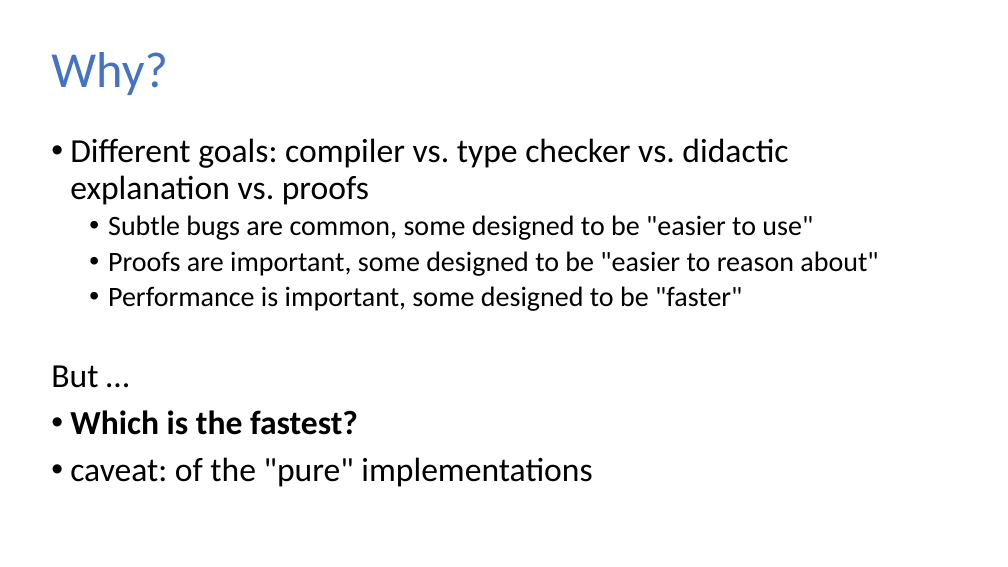
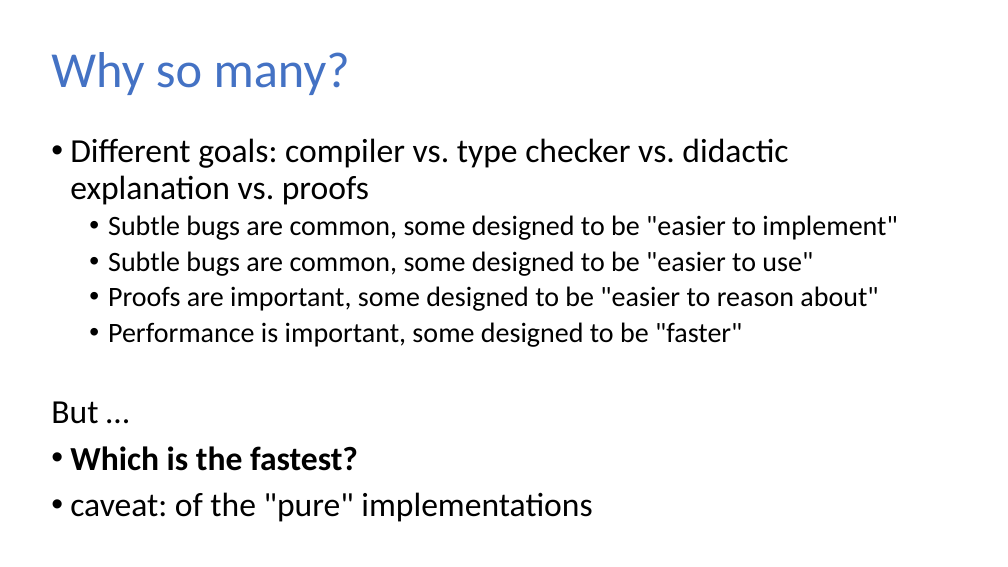
Before and after one commit to sweirich/lambda-n-ways, a slide deck: slide 6 of plclub-2021.pptx. Drawn at 1008x567 pixels with LibreOffice and Linux fonts; fonts in the diff are those of the drawing. Boxes give left, top, right and bottom in pixels: in the first picture for what was removed or moved away, otherwise in the second. Text is boxed around its words. In the diff, an @@ line names an element or a change of style, - is before the commit and + after.

```diff
--- a/plclub-2021.pptx
+++ b/plclub-2021.pptx
@@ title at bbox=[51, 52, 350, 95]: text changed @@
-Why?
+Why so many?
@@ text at bbox=[108, 215, 897, 240]: paragraph added @@
+  • Subtle bugs are common, some designed to be "easier to implement"
```
Also in this commit, not shown: 1 other slide changed, 1 slide added, 23 other files.
